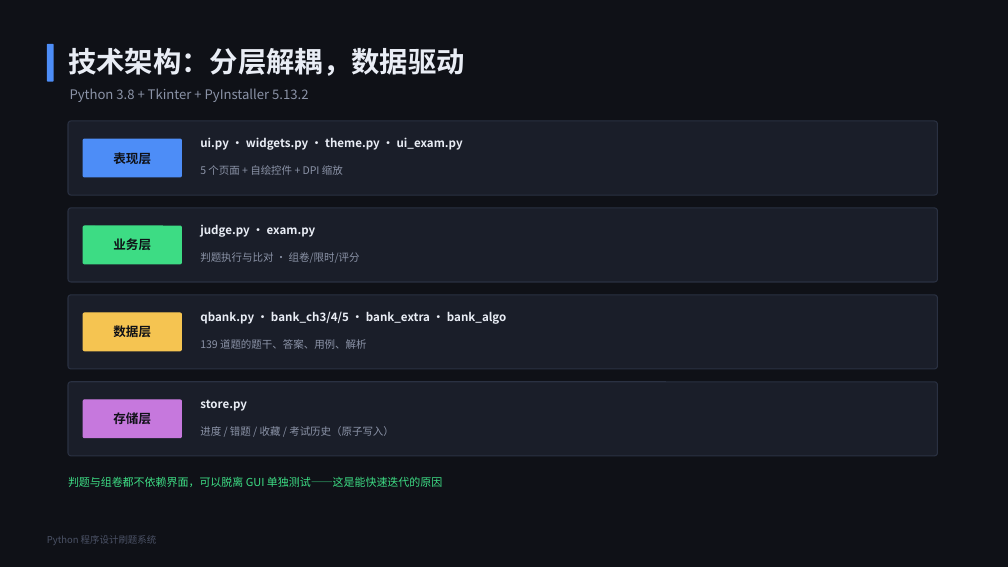
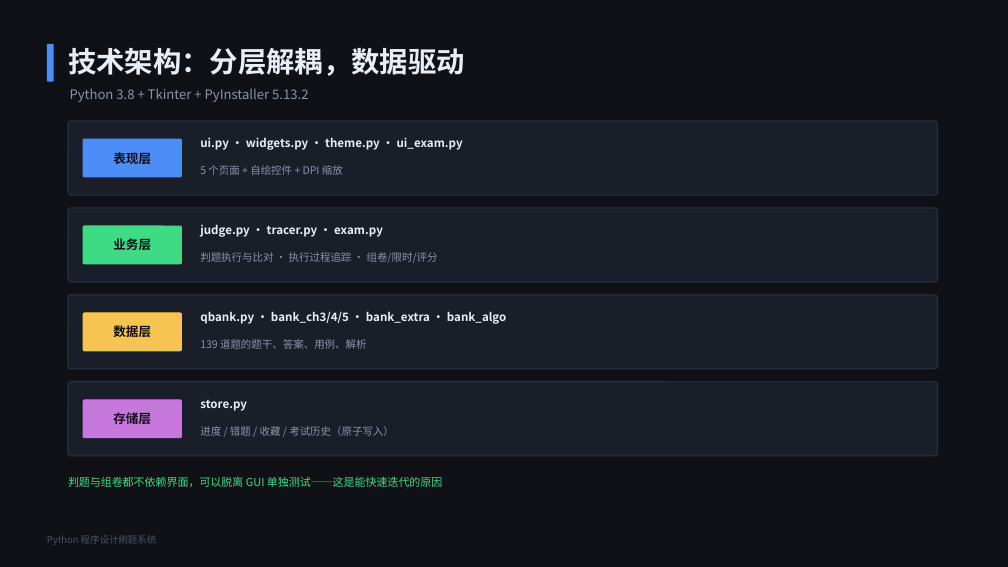
Before and after one commit to telling890/python-quiz-system, a slide deck: slide 15 of docs/4-答辩演示.pptx (slide 14 before the commit). Drawn at 1008x567 pixels with LibreOffice and Linux fonts; fonts in the diff are those of the drawing. Boxes give left, top, right and bottom in pixels: in the first picture for what was removed or moved away, otherwise in the second. Text is boxed around its words. In the diff, an @@ line names an element or a change of style, - is before the commit and + after.

Commit message:
feat: 执行过程单步追踪（F6），答辩材料同步更新
- tracer.py：sys.settrace 逐行记录行号 / 局部变量快照 / 累计输出，与判题共用同一套沙箱与用例
- 刷题页新增「执行过程」标签页：当前行高亮 + 变量表 + 已输出 + 可拖时间轴（自绘 TraceScrubber）
- 编辑器旁「单步执行」按钮与 F6 快捷键；判题失败时提示去执行过程逐行回看
- 上限 800 步 / 5 秒，区分「循环太长」与「死循环」给出明确提示
- 新增 _test_trace.py（12 项自检，含 131 道参考答案追踪输出与判题期望逐字比对），CI 增加该 job
- 截图、演示 GIF、README、CHANGELOG 同步；答辩 PPT 新增「执行过程」页并更新架构与总结
- 重新打包 exe 与便携 zip

```diff
--- a/docs/4-答辩演示.pptx
+++ b/docs/4-答辩演示.pptx
@@ text at (x1=200, y1=224, x2=383, y2=237): text changed @@
-judge.py · exam.py
+judge.py · tracer.py · exam.py
@@ text at (x1=200, y1=252, x2=438, y2=263): text changed @@
-判题执行与比对 · 组卷/限时/评分
+判题执行与比对 · 执行过程追踪 · 组卷/限时/评分
```
Also in this commit, not shown: 1 other slide changed, 1 slide added, 28 other files.
